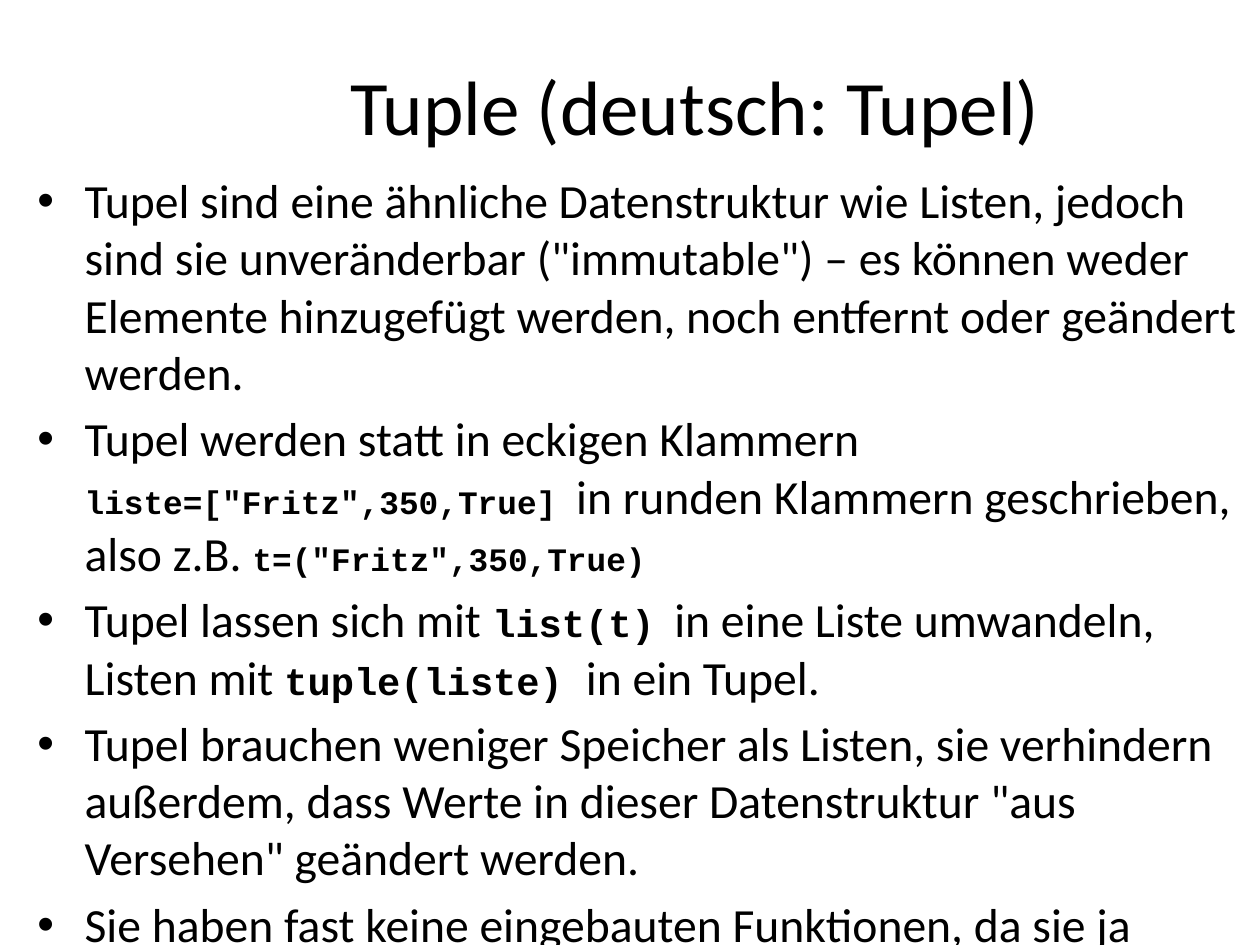
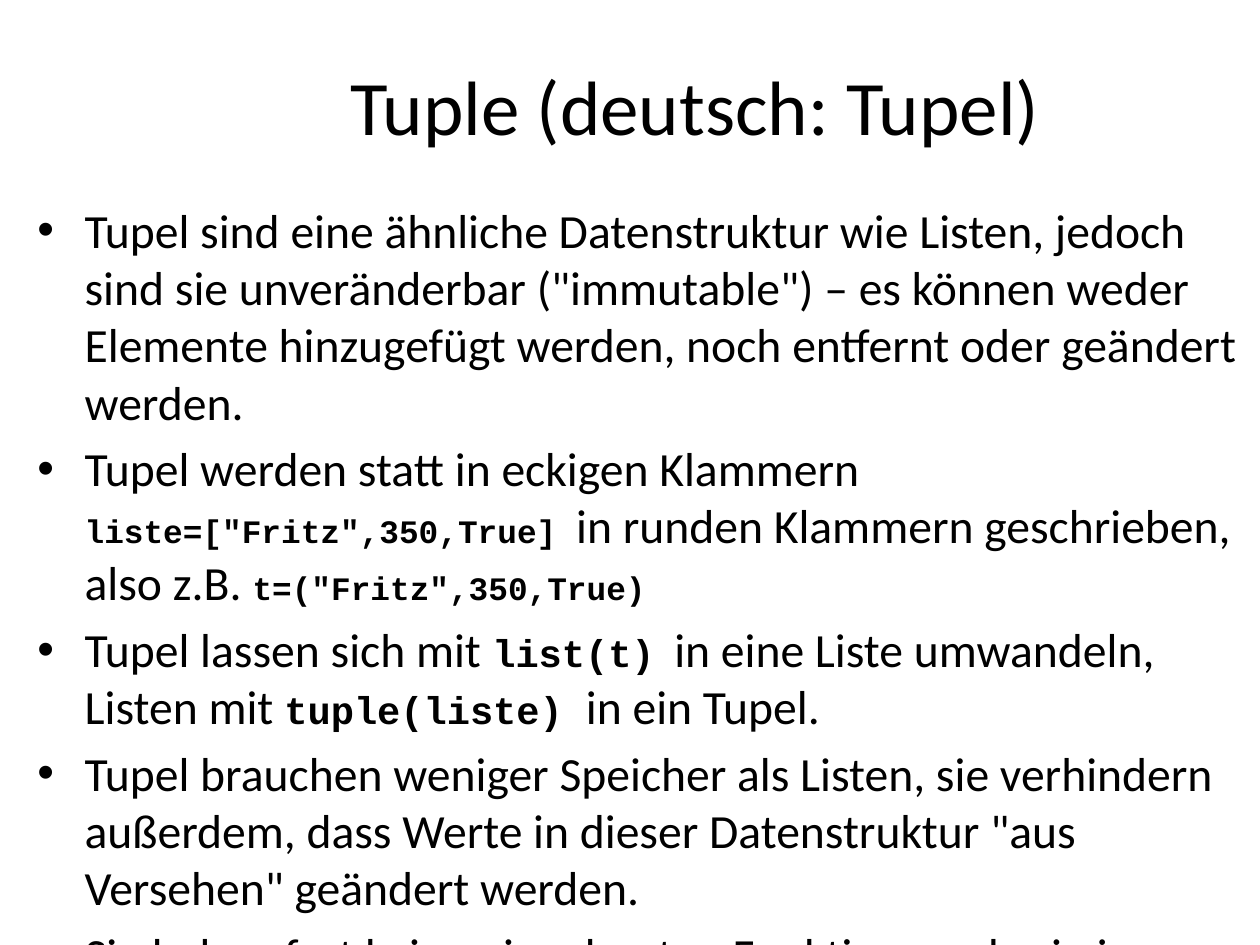
Before and after one commit to MickyRoth/Presentations, a slide deck: slide 29 of Python3 Fachinformatiker.pptx. Drawn at 1260x945 pixels with LibreOffice and Linux fonts; fonts in the diff are those of the drawing; background and template pictures are left out. Boxes give left, top, right and bottom in pixels: in the first picture for what was removed or moved away, otherwise in the second. Text is boxed around its words. In the diff, an @@ line names an element or a change of style, - is before the commit and + after.

```diff
--- a/Python3 Fachinformatiker.pptx
+++ b/Python3 Fachinformatiker.pptx
@@ text "Tupel sind eine ähnliche Datenstruktur ..." rewrapped from box(85, 185, 1236, 945) to box(85, 215, 1236, 914) @@
```
Also in this commit, not shown: 4 other slides changed, 1 slide added, 1 other file.
